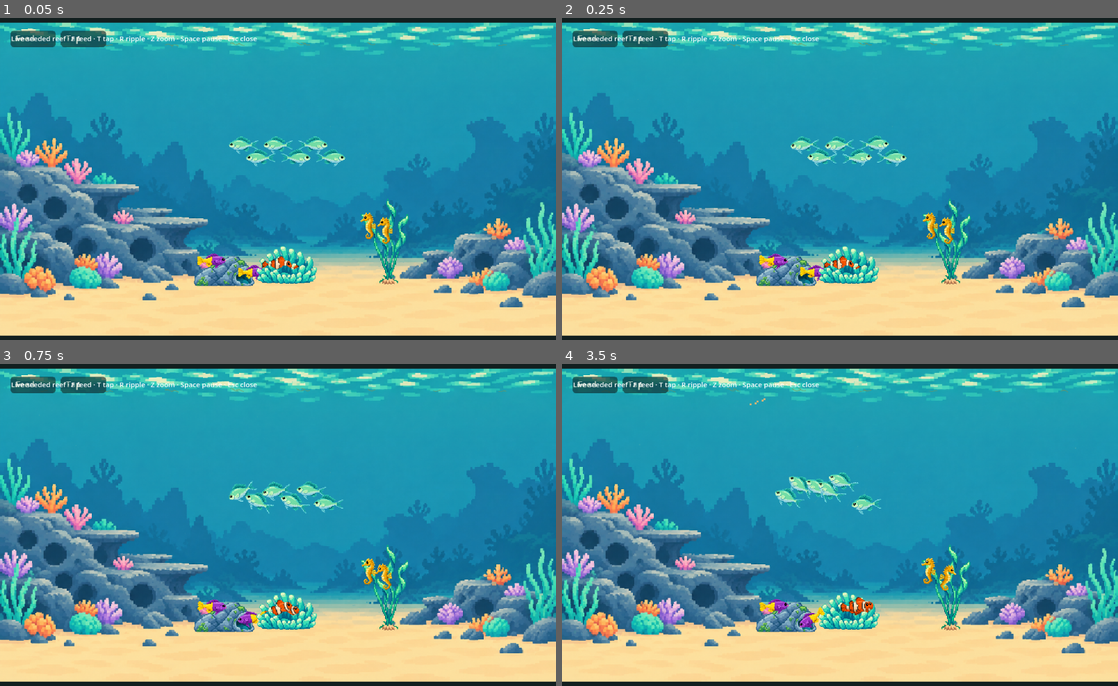
Above: before the commit, frames 1-4 (two rows, left to right).
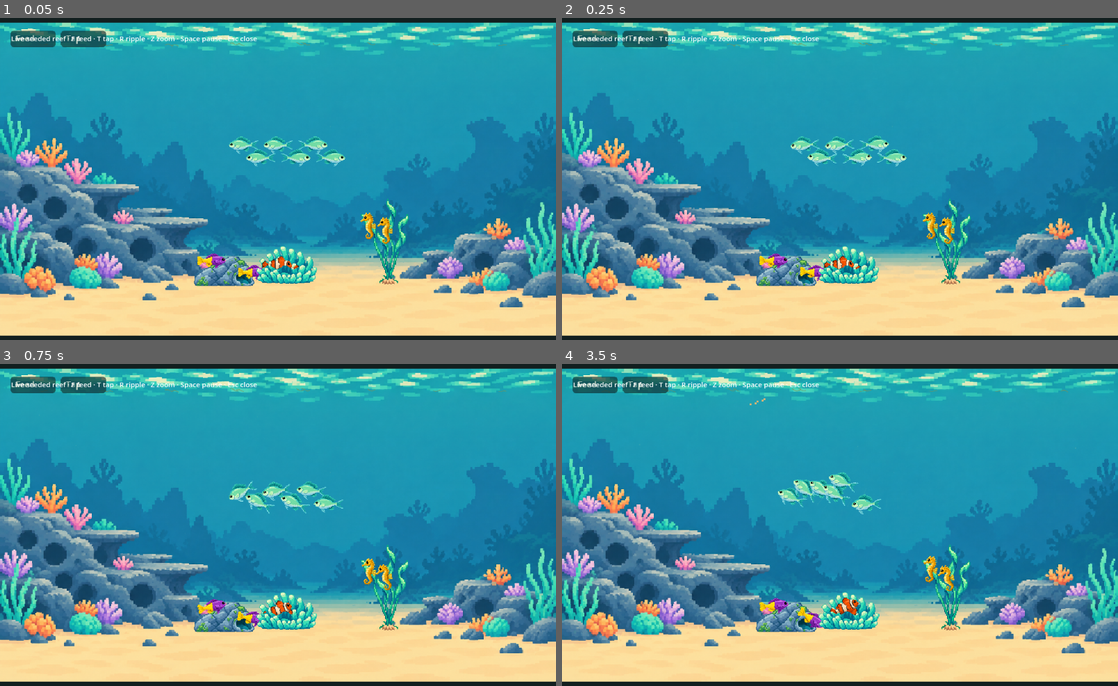
Above: after the commit, the same moments.

Repository: ianlin0430/stillwater
Game: Godot game, scene res://scenes/reef_motion_review.tscn
The game is run twice, just before and just after one commit, with the same random seed, the same clock (stepped at 60 frames per second) and the same inputs. This scene is started directly instead of the project's main scene.
Inputs (mouse positions are in pixels of both pictures, inside the frame that each line leads up to):
- Up to frame 1 (0.05 s): no input
- Up to frame 2 (0.25 s): no input
- Up to frame 3 (0.75 s): tap Enter at 0.5 s; move the mouse to (400, 508) at 0.52 s; tap L at 0.6 s; click (400, 508) at 0.67 s
- Up to frame 4 (3.5 s): tap Space at 0.77, 1.25 s; drag from (728, 544) to (812, 595) at 1.27 s; move the mouse to (895, 447) at 2.02 s; tap F at 2.1 s; click (895, 447) at 2.17 s; drag from (812, 595) to (673, 473) at 2.77 s

Frame 1 is identical in both runs. In frame 2, less than 0.1% of the frame differs, in the area x 35-45%, y 73-81%; in frame 3, 0.5%; in frame 4, 1.4%, in the area x 35-71%, y 33-83%.

Commit message:
Stillwater Reef: S5-fix (codex) WIP band-aware reservations and home sculling

Diff:
--- a/stream/scripts/stream_world.gd
+++ b/stream/scripts/stream_world.gd
@@ -579,6 +579,9 @@
 		# (Chasing a sinking pellet it keeps closing in: no slower than twice the sink speed.)
 		var top: float=minf(speed,maxf(sqrt(2.0*cfg.brake*gap),2.0*FOOD.sink if a.activity=="Feeding" else 0.0))
 		var arrive: Vector2=offset/gap*top if gap>0.01 else Vector2.ZERO
+		var home_hover: bool=a.has("home_x") and a.activity=="Hovering" and p.distance_to(Vector2(a.home_x,a.home_y))<HOME[species].radius and target.distance_to(Vector2(a.home_x,a.home_y))<HOME[species].radius
+		if home_hover:
+			arrive=arrive.limit_length(cfg.scull*0.9)
 		var hovering: bool=resting and gap<CHROMIS.hold
 		if hovering:
 			arrive=Vector2.ZERO
@@ -618,7 +621,7 @@
 		# scull up the difference, with its forward stroke kept to the level part (_swim `climbing`).
 		# (Near an obstacle, within 1.3 x its widened radii, it rises and sinks by sculling only, never
 		# by swimming on forward: a climb does not carry it into the obstacle.)
-		var climbing: bool=_close>0.0 and (way!=Vector2.ZERO or follower)
+		var climbing: bool=_close>0.0 and (way!=Vector2.ZERO or follower) or gap>40.0 and absf(offset.y)>absf(offset.x)*sin(cfg.pitch)
 		if way!=Vector2.ZERO:
 			var steep: float=absf(way.y)-absf(way.x)*sin(cfg.pitch)
 			if steep>0.0 and not _escaping:
@@ -677,7 +680,7 @@
 		# Which way to face: a resting fish settled on its spot keeps its facing, a school member
 		# settled in its slot faces the way the leader does (so the school turns almost together).
 		var face: float=0.0
-		if hovering or waiting:
+		if hovering or waiting or home_hover:
 			face=a.direction
 		elif way!=Vector2.ZERO:
 			# On a route round an obstacle it faces along its leg; only a clearly sideways leg turns
@@ -689,6 +692,8 @@
 		elif follower and gap<40 and _close==0.0:
 			# (A school member settled in its slot faces with the leader, unless an obstacle is near.)
 			face=lead.direction
+		if home_hover:
+			desired=desired.limit_length(cfg.scull*0.9)
 		var velocity: Vector2=_swim(a,desired,speed,cruise,cfg,delta,a.activity=="Startled",face,climbing)
 		var free: Vector2=p+velocity*delta
 		# Keep each fish in its own layer (the shoaling push once carried hatchetfish down).
@@ -1398,7 +1403,7 @@
 	depth.fill(1.0)
 	for gx in w:
 		var x: float=(gx+0.5)*c
-		var top: float=0.0 if traffic else _bands[species][0]
+		var top: float=_bands[species][0]
 		var bottom: float=bed_y(x)-body.y*0.5 if traffic else minf(_bands[species][1],bed_y(x)-body.y*0.5)
 		var near: Array=_obstacles.filter(func(o): return absf(x-o.cx)<o.rx+half.x)
 		for gy in h:
